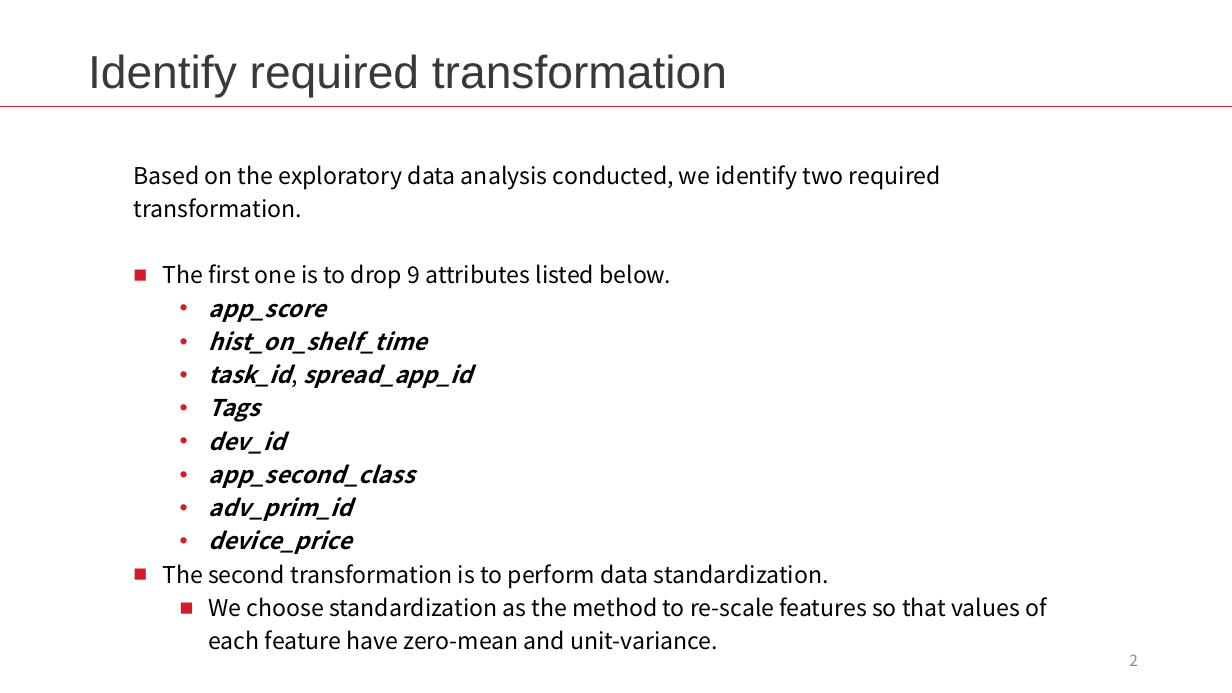
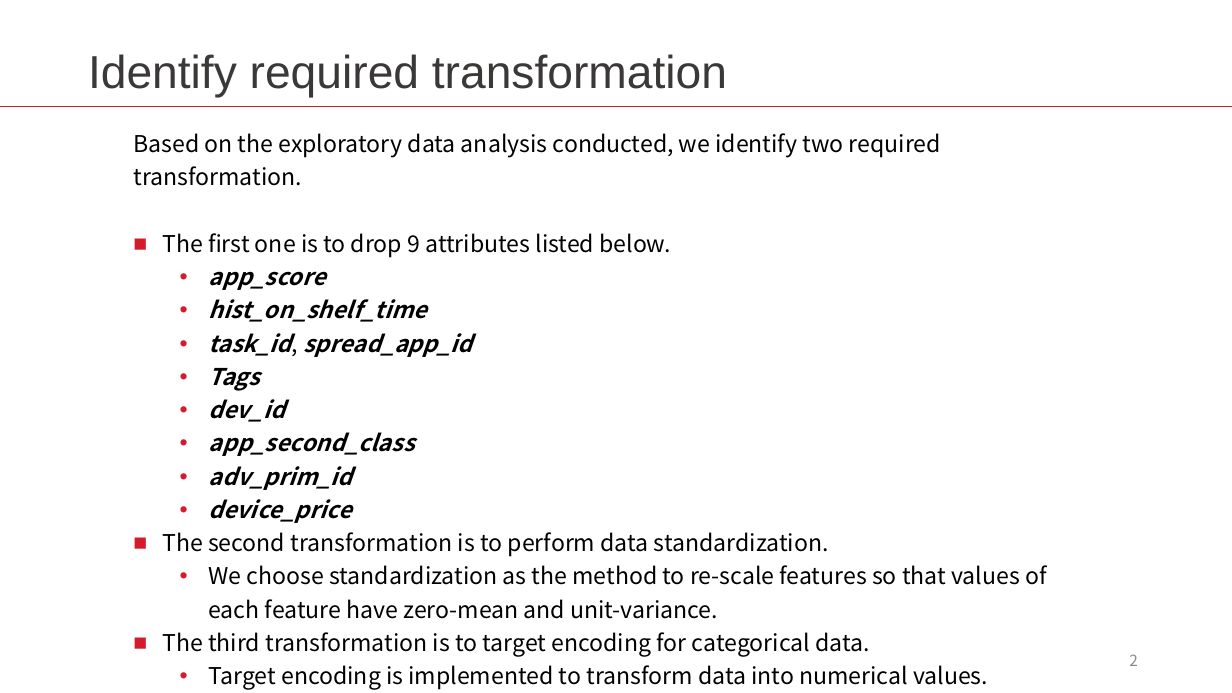
Before and after one commit to LiyangSong/Advertisement-CTR-Prediction, a slide deck: slide 2 of submissions/phase2/prep.pptx. Drawn at 1232x693 pixels with LibreOffice and Linux fonts; fonts in the diff are those of the drawing. Boxes give left, top, right and bottom in pixels: in the first picture for what was removed or moved away, otherwise in the second. Text is boxed around its words. In the diff, an @@ line names an element or a change of style, - is before the commit and + after.

```diff
--- a/submissions/phase2/prep.pptx
+++ b/submissions/phase2/prep.pptx
@@ text "Based on the exploratory data ...": place and size @@
-text "Based on the exploratory data ..." at [133, 165, 1047, 650]
+text "Based on the exploratory data ..." at [133, 133, 1047, 690]
@@ text at [208, 565, 1047, 619]: bullet ■ to • @@
@@ text at [162, 632, 988, 690]: paragraphs added @@
+■ The third transformation is to target encoding for categorical data.
+  • Target encoding is implemented to transform data into numerical values.
```
Also in this commit, not shown: 4 other slides changed, 1 other file.
